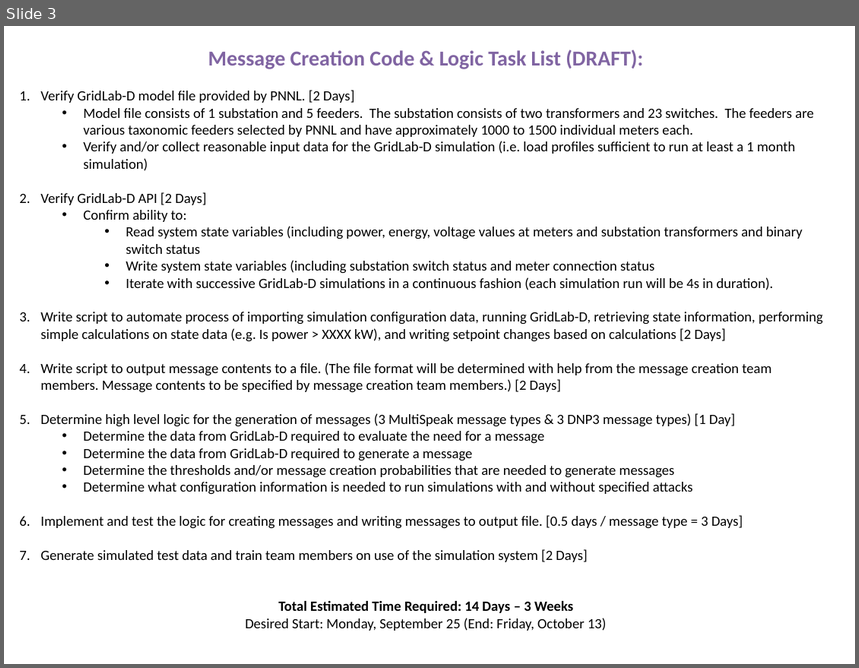
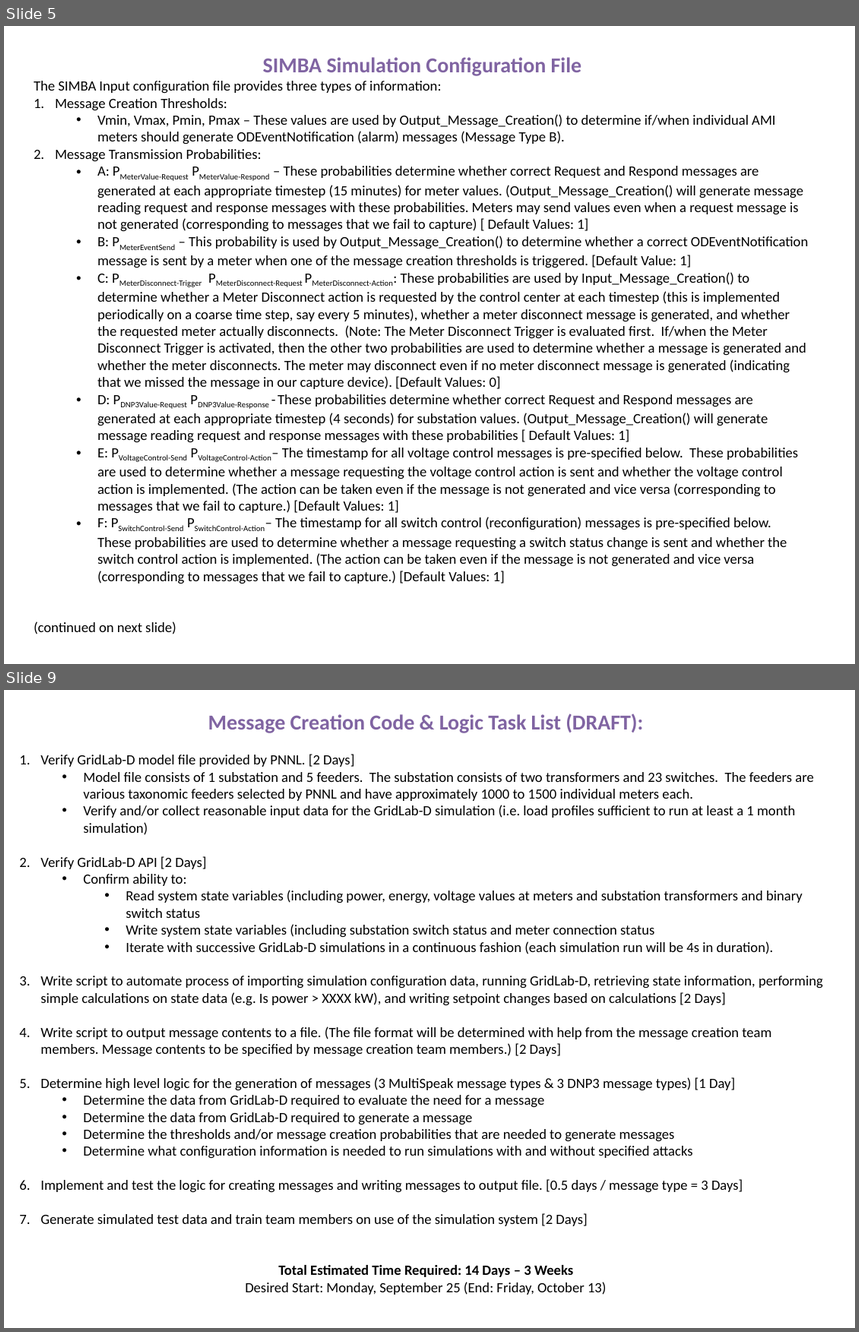
Before and after one commit to dpinney/RatDigest, a slide deck: Docs/SIMBAv2-HighLevel.pptx. Shown one above the other, each under a label of ours: slide 3 before the commit, slides 5 and 9 after it; the slides between them are not shown. The pictures are 859x668 and 859x1332 pixels, drawn with LibreOffice and Linux fonts; fonts in the diff are those of the drawing. Boxes give left, top, right and bottom in pixels: in the first picture for what was removed or moved away, otherwise in the second. Text is boxed around its words. In the diff, an @@ line names an element or a change of style, - is before the commit and + after.

```diff
--- a/Docs/SIMBAv2-HighLevel.pptx
+++ b/Docs/SIMBAv2-HighLevel.pptx
@@ slide 5 added at (x1=4, y1=26, x2=855, y2=664), background #FFFFFF @@
@@ text added at (x1=34, y1=57, x2=808, y2=635), 12 pt, text #000000 @@
+SIMBA Simulation Configuration File
+The SIMBA Input configuration file provides three types of information:
+1. Message Creation Thresholds:
+  • Vmin, Vmax, Pmin, Pmax – These values are used by Output_Message_Creation() to determine if/when individual AMI meters should generate ODEventNotification (alarm) messages (Message Type B).
+2. Message Transmission Probabilities:
+  • A: PMeterValue-Request PMeterValue-Respond – These probabilities determine whether correct Request and Respond messages are generated at each appropriate timestep (15 minutes) for meter values. (Output_Message_Creation() will generate message reading request and response messages with these probabilities. Meters may send values even when a request message is not generated (corresponding to messages that we fail to capture) [ Default Values: 1]
+  • B: PMeterEventSend – This probability is used by Output_Message_Creation() to determine whether a correct ODEventNotification message is sent by a meter when one of the message creation thresholds is triggered. [Default Value: 1]
+  • C: PMeterDisconnect-Trigger PMeterDisconnect-Request PMeterDisconnect-Action: These probabilities are used by Input_Message_Creation() to determine whether a Meter Disconnect action is requested by the control center at each timestep (this is implemented periodically on a coarse time step, say every 5 minutes), whether a meter disconnect message is generated, and whether the requested meter actually disconnects. (Note: The Meter Disconnect Trigger is evaluated first. If/when the Meter Disconnect Trigger is activated, then the other two probabilities are used to determine whether a message is generated and whether the meter disconnects. The meter may disconnect even if no meter disconnect message is generated (indicating that we missed the message in our capture device). [Default Values: 0]
+  • D: PDNP3Value-Request PDNP3Value-Response - These probabilities determine whether correct Request and Respond messages are generated at each appropriate timestep (4 seconds) for substation values. (Output_Message_Creation() will generate message reading request and response messages with these probabilities [ Default Values: 1]
+  • E: PVoltageControl-Send PVoltageControl-Action– The timestamp for all voltage control messages is pre-specified below. These probabilities are used to determine whether a message requesting the voltage control action is sent and whether the voltage control action is implemented. (The action can be taken even if the message is not generated and vice versa (corresponding to messages that we fail to capture.) [Default Values: 1]
+  • F: PSwitchControl-Send PSwitchControl-Action– The timestamp for all switch control (reconfiguration) messages is pre-specified below. These probabilities are used to determine whether a message requesting a switch status change is sent and whether the switch control action is implemented. (The action can be taken even if the message is not generated and vice versa (corresponding to messages that we fail to capture.) [Default Values: 1]
+(continued on next slide)
@@ what was slide 3 is now slide 9 @@
```
Also in this commit, not shown: 3 slides changed, 5 other slides added, 1 other file.
